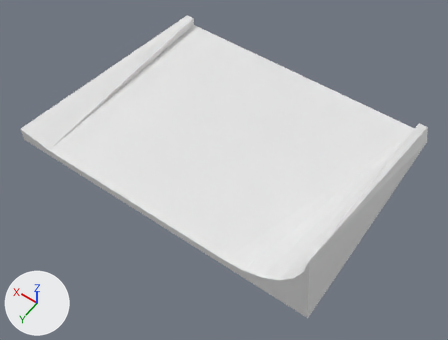
The Blender file Assets/Resources/materials/tileModels/curb2slope.blend, before and after one commit.
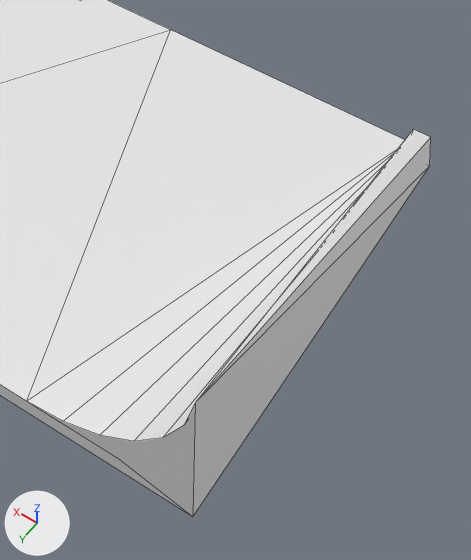
Old and new are each drawn whole from a camera (50 mm lens) standing at (-23.5, 35.3, 50.9) and looking at (-0.8, 3.5, 1.0) and again close up on the part from 47% to 100% of the width and 17% to 100% of the height. Every picture has the same lights, and +X, +Y and +Z are marked at lower left. The last two pictures show the newer version. The close-ups show mesh edges as thin lines. Materials are left out; every surface is plain grey.

In view in the first close-up: 'endB', 'main'.
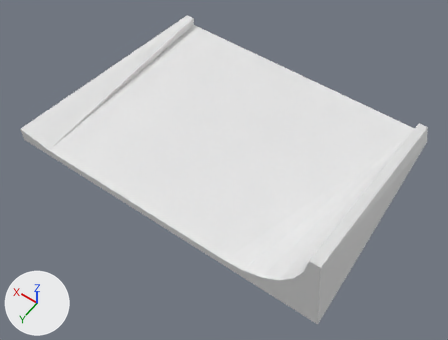
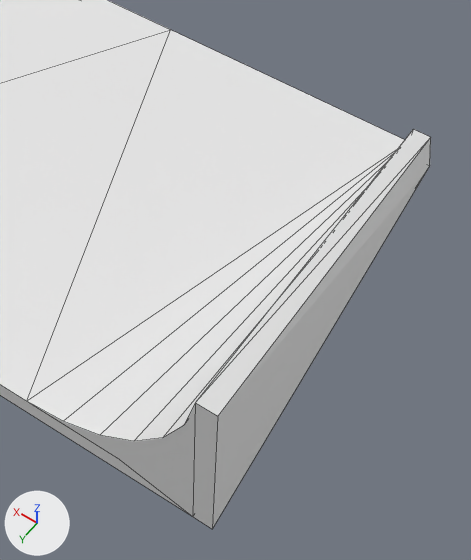
Location of each change, [x1, y1, x2, y2] in pixels of the close-ups (471 x 560 px; the box of a moved part takes in the faces that stretch with it):
'main', reshaped
    before: [0, 0, 431, 517]
    after: [0, 0, 431, 529]
'endB', reshaped
    before: [0, 385, 190, 515]
    after: [0, 385, 218, 529]
part 1 of me_track17_pmd0_mesh_001, moved or reshaped
    before: [30, 138, 431, 517]
    after: [196, 138, 431, 529]

The edits, one by one:
me_track17_pmd0_mesh_001 is used by ob_main; location (0.0, 0.0, 0.0).
Verts and faces of me_track17_pmd0_mesh_001; kept vertices keep their numbers, new ones are numbered from 21.
Before the commit, vertices of me_track17_pmd0_mesh_001: 3 (-16.0, -13.0, 0.0) at pixel (429, 165), 4 (-15.5, -13.0, 2.0) at pixel (430, 137), 7 (-15.0, 12.0, 9.0) at pixel (195, 402), 8 (-13.9, 12.0, 5.0) at pixel (162, 437), 9 (-12.6, 12.0, 3.3) at pixel (133, 441).
Before the commit, vertices of me_track17_pmd0_mesh_001: 10 (-10.9, 12.0, 2.1) at pixel (99, 435), 11 (-9.0, 12.0, 1.3) at pixel (63, 421), 12 (-14.7, 12.0, 7.0) at pixel (183, 425), 13 (-7.0, 12.0, 1.0) at pixel (26, 401), 19 (-15.9, 12.0, 0.0) at pixel (192, 516).
Before the commit, vertices of me_track17_pmd0_mesh_001: 20 (-11.9, 12.0, 1.0) at pixel (117, 458).
me_track17_pmd0_mesh_001 had 21 vertices, 20 faces and spanned x -16.0..19.5, y -13.0..12.0, z 0.0..9.0.
me_track17_pmd0_mesh_001 now has 22 vertices, 20 faces and spans x -16.9..19.5, y -13.0..12.0, z 0.0..9.0.
Part 1, on me_track17_pmd0_mesh_001:
Vertices deleted: 20 (with the faces that use them).
Faces deleted: (3, 4, 7), (3, 7, 19).
New vertex 21 is at (-16.0, 12.0, 9.0), pixel (217, 416).
New vertex 22 is at (-16.9, 12.0, 0.0), pixel (212, 529).
New faces: (3, 4, 21, 22), (3, 22, 19), (4, 7, 21).
me_track17_pmd0_mesh_002 is used by ob_endb; parent ob_main; location (0.0, 0.0, 0.0).
Verts and faces of me_track17_pmd0_mesh_002; kept vertices keep their numbers, new ones are numbered from 5.
Before the commit, vertices of me_track17_pmd0_mesh_002: 0 (15.5, 12.0, 1.0), 2 (19.5, 12.0, 0.0), 3 (-15.9, 12.0, 0.0) at pixel (192, 516), 4 (-11.9, 12.0, 1.0) at pixel (117, 458).
me_track17_pmd0_mesh_002 had 5 vertices, 2 faces and spanned x -15.9..19.5, y 12.0, z 0.0..1.8.
me_track17_pmd0_mesh_002 now has 16 vertices, 4 faces and spans x -16.9..19.5, y 12.0, z 0.0..9.0.
Part 2, on me_track17_pmd0_mesh_002:
Faces deleted: (0, 2, 3, 4).
New vertex 5 is at (-15.0, 12.0, 9.0), pixel (195, 402).
New vertex 6 is at (-13.9, 12.0, 5.0), pixel (162, 437).
New vertex 7 is at (-12.6, 12.0, 3.3), pixel (133, 441).
New vertex 8 is at (-10.9, 12.0, 2.1), pixel (99, 435).
New vertex 9 is at (-9.0, 12.0, 1.3), pixel (63, 421).
New vertex 10 is at (-14.7, 12.0, 7.0), pixel (183, 425).
New vertex 11 is at (-7.0, 12.0, 1.0), pixel (26, 401).
New vertex 12 is at (-16.0, 12.0, 9.0), pixel (217, 416).
New vertex 13 is at (-16.9, 12.0, 0.0), pixel (212, 529).
New vertex 14 is at (-15.9, 12.0, 0.0), pixel (192, 516).
New vertex 15 is at (-11.9, 12.0, 1.0), pixel (117, 458).
New faces: (3, 5, 10, 6, 7, 8, 9, 11, 4), (3, 13, 12, 5), (0, 2, 14, 15).
